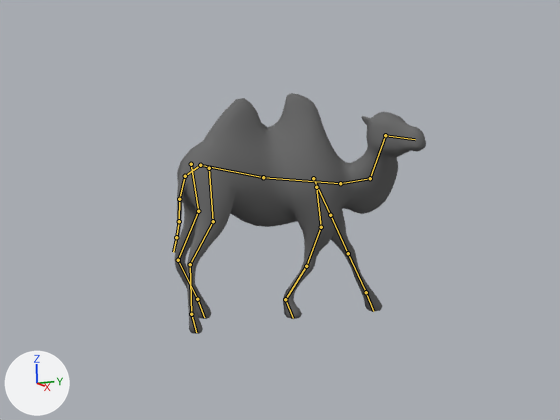
Before and after pictures for a commit that changed the Blender file camel.blend.
One viewpoint serves both versions: the file's camera 'Camera'. Lighting does not change. The marker at lower left points along +X, +Y and +Z. Both versions are drawn at frame 33 of the action 'walk_path'; the numbers are the values there. The bones that bend it are drawn over the model as lines.

Objects in the first picture: 'Camel'.
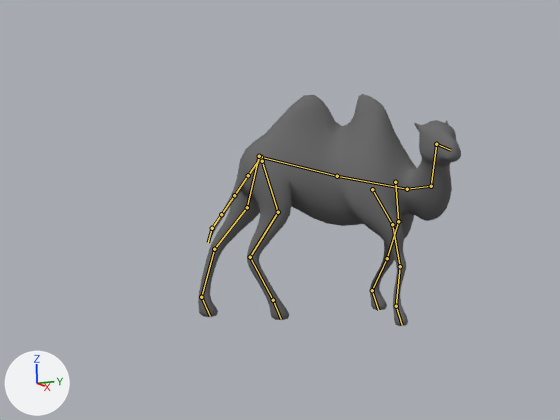
The edits, one by one:
Object 'Armature' (bone_rig_object) moves from (-2.249, 0.122, 1.172) to (-2.035, 0.665, 1.172).
Object 'Armature' (bone_rig_object) turns from (0, 0, -181) to (0, 0, -211) degrees about its own x, y and z.
Bone 'Fore_arm.L' (bone_fore_arm_l) turns from (-14, -1, -3) to (5, 0, -3) degrees about its own x, y and z.
Bone 'Palm.L' (bone_palm_l) turns from (-18, -1, 0) to (-25, 0, 1) degrees about its own x, y and z.
Bone 'Upper_arm.R' (bone_upper_arm_r) turns from (4, 0, -1) to (-26, 1, 2) degrees about its own x, y and z.
Bone 'Palm.R' (bone_palm_r) turns from (-27, 1, 2) to (-34, 1, 1) degrees about its own x, y and z.
Bone 'Finger.L' (bone_finger_l) moves from (0.27, 0.152, 0.36) to (-0.073, -0.089, -0.185).
Bone 'Finger.L' (bone_finger_l) turns from (-6, 34, -17) to (-3, 25, -11) degrees about its own x, y and z.
Bone 'Finger.R' (bone_finger_r) moves from (-0.006, -0.136, -0.306) to (0.213, 0.021, 0.059).
Bone 'Finger.R' (bone_finger_r) turns from (-1, 21, -9) to (-4, 35, -16) degrees about its own x, y and z.
Bone 'Upper_leg.L' (bone_upper_leg_l) turns from (-22, -1, -3) to (10, -2, 7) degrees about its own x, y and z.
Bone 'Fore_leg.L' (bone_fore_leg_l) turns from (18, 4, -1) to (-1, 4, -7) degrees about its own x, y and z.
Bone 'Foot.L' (bone_foot_l) turns from (13, 0, 2) to (-21, 0, -2) degrees about its own x, y and z.
Bone 'Upper_leg.R' (bone_upper_leg_r) turns from (-2, -1, 5) to (-22, 1, 1) degrees about its own x, y and z.
Bone 'Fore_leg.R' (bone_fore_leg_r) turns from (14, -5, 6) to (25, -4, -3) degrees about its own x, y and z.
Bone 'Foot.R' (bone_foot_r) turns from (-7, 0, -1) to (18, 0, -1) degrees about its own x, y and z.
Bone 'Tail05' (bone_tail05) moves from (-0.324, 0.051, -0.037) to (-0.355, 0.08, 0.028).
Bone 'Tail05' (bone_tail05) turns from (-3, -29, 14) to (-10, -44, 25) degrees about its own x, y and z.
Bone 'Toe.L' (bone_toe_l) moves from (-0.013, 0.103, 0.239) to (0.312, -0.13, -0.264).
Bone 'Toe.L' (bone_toe_l) turns from (-1, -8, 4) to (-2, -19, 9) degrees about its own x, y and z.
Bone 'Toe.R' (bone_toe_r) moves from (0.385, -0.036, -0.086) to (0.139, 0.104, 0.257).
Bone 'Toe.R' (bone_toe_r) turns from (-3, -31, 14) to (-2, -24, 11) degrees about its own x, y and z.

Changed parts and their boxes [x1, y1, x2, y2] in the pictures (560 x 420 px):
'Camel', posed: before [174, 93, 426, 334]; after [198, 94, 461, 326]
bone 'Fore_arm.L', root to tip: before (330, 215) to (348, 253); after (398, 221) to (387, 258)
bone 'Palm.L', root to tip: before (348, 253) to (365, 290); after (387, 258) to (372, 290)
bone 'Upper_arm.R', root to tip: before (316, 187) to (321, 227); after (372, 189) to (392, 224)
bone 'Palm.R', root to tip: before (306, 266) to (285, 299); after (400, 266) to (396, 306)
bone 'Finger.L', root to tip: before (366, 292) to (373, 311); after (372, 290) to (378, 310)
bone 'Finger.R', root to tip: before (285, 299) to (293, 318); after (396, 306) to (402, 325)
bone 'Upper_leg.L', root to tip: before (191, 164) to (198, 211); after (259, 156) to (247, 207)
bone 'Fore_leg.L', root to tip: before (198, 211) to (178, 260); after (247, 207) to (214, 249)
bone 'Foot.L', root to tip: before (178, 260) to (197, 299); after (214, 249) to (201, 297)
bone 'Upper_leg.R', root to tip: before (209, 168) to (213, 221); after (262, 161) to (278, 212)
bone 'Fore_leg.R', root to tip: before (213, 221) to (190, 264); after (278, 212) to (250, 257)
bone 'Foot.R', root to tip: before (190, 264) to (191, 314); after (250, 257) to (273, 300)
bone 'Tail05', root to tip: before (176, 237) to (173, 252); after (212, 228) to (208, 242)
bone 'Toe.L', root to tip: before (197, 299) to (204, 317); after (201, 297) to (210, 316)
bone 'Toe.R', root to tip: before (191, 314) to (196, 332); after (273, 300) to (281, 319)
